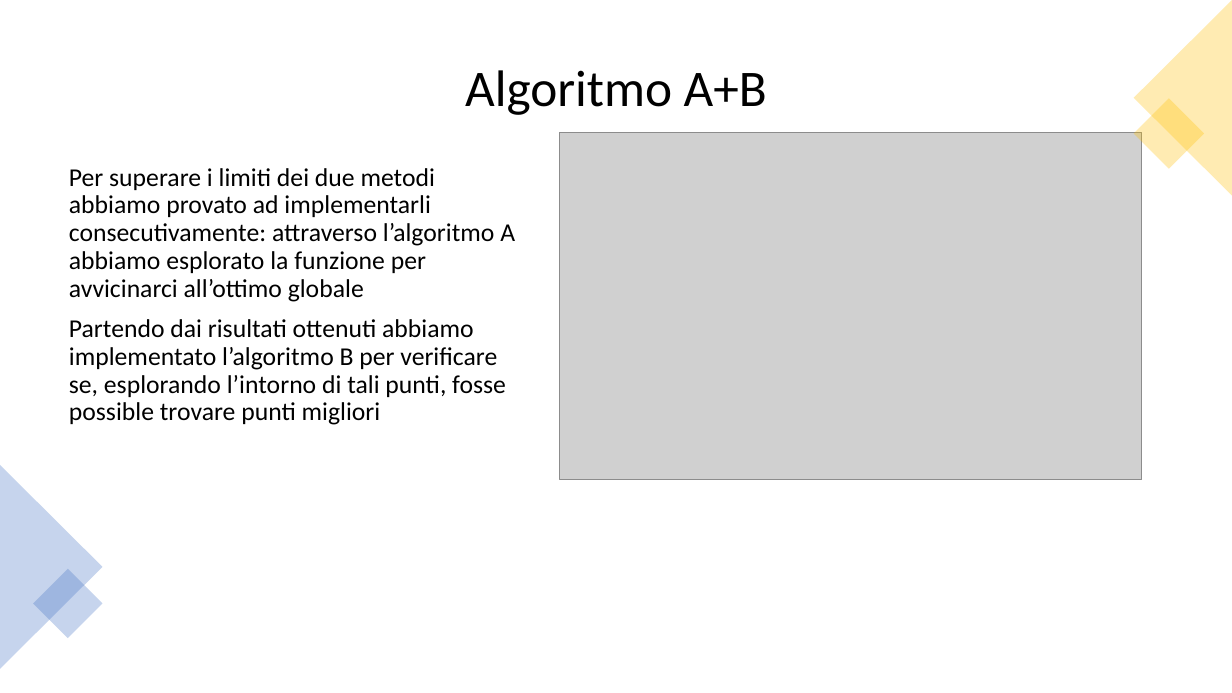
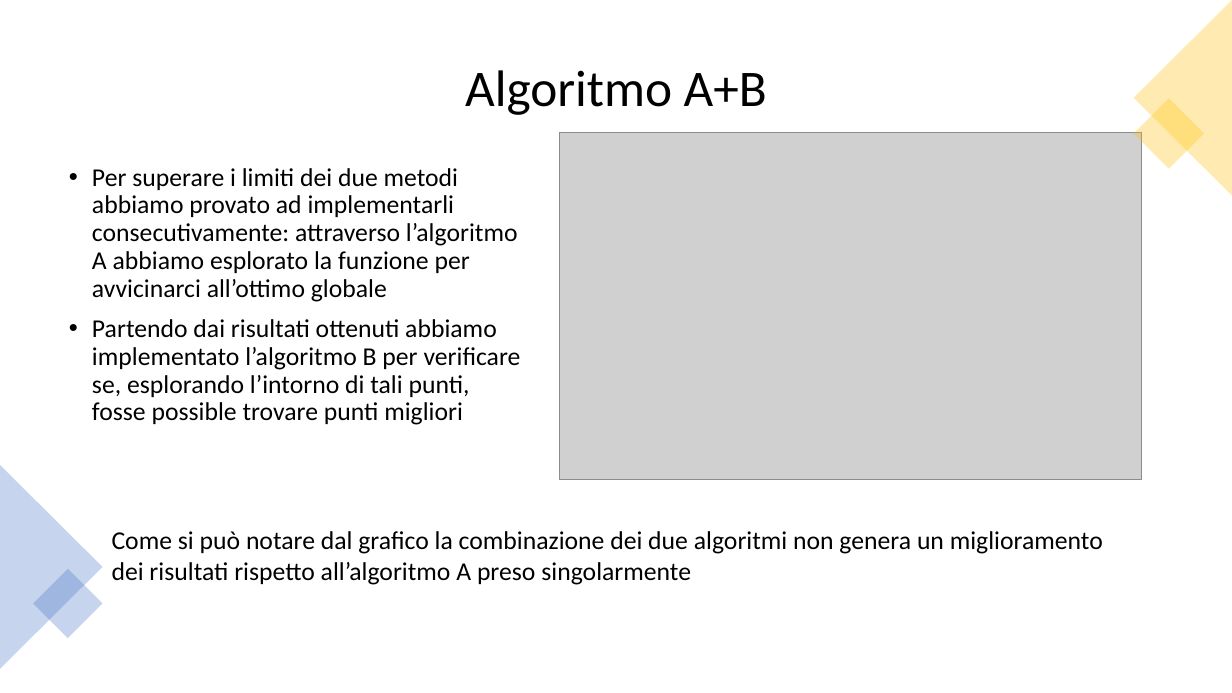
Before and after one commit to af20/mds_decision_making, a slide deck: slide 9 of R/Decision Making slides.pptx. Drawn at 1232x693 pixels with LibreOffice and Linux fonts; fonts in the diff are those of the drawing; grey boxes stand for pictures. Boxes give left, top, right and bottom in pixels: in the first picture for what was removed or moved away, otherwise in the second. Text is boxed around its words. In the diff, an @@ line names an element or a change of style, - is before the commit and + after.

```diff
--- a/R/Decision Making slides.pptx
+++ b/R/Decision Making slides.pptx
@@ text "Per superare i limiti dei ..." at [92,168,521,425]: bullet none to • @@
@@ text added at [112,531,1103,585], 20 pt, text #000000 @@
+Come si può notare dal grafico la combinazione dei due algoritmi non genera un miglioramento dei risultati rispetto all’algoritmo A preso singolarmente
```
Also in this commit, not shown: 4 other slides changed.
